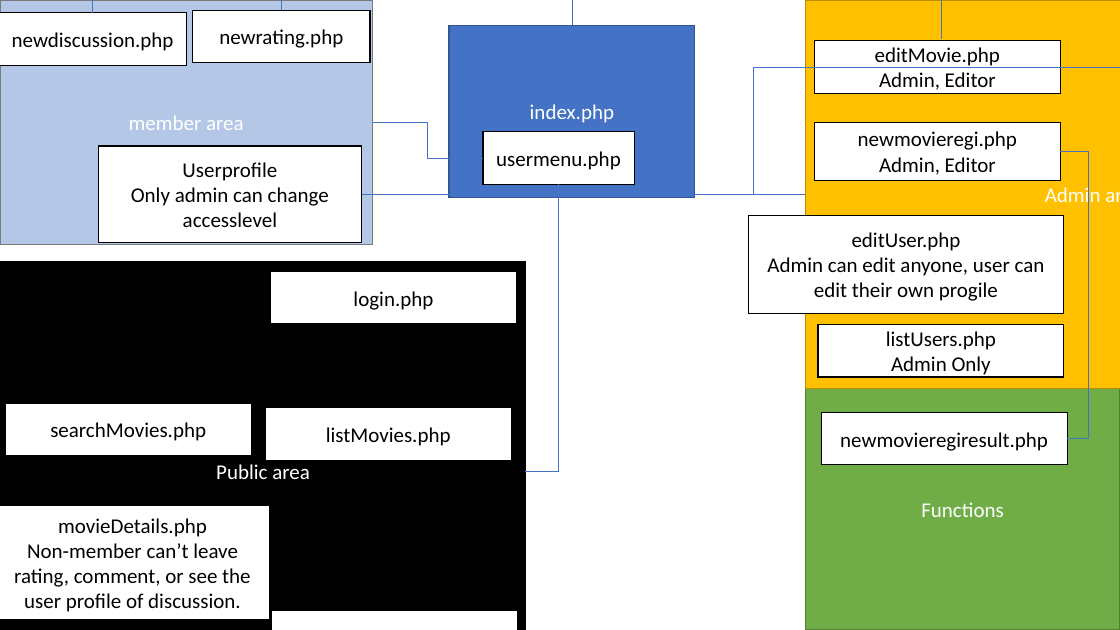
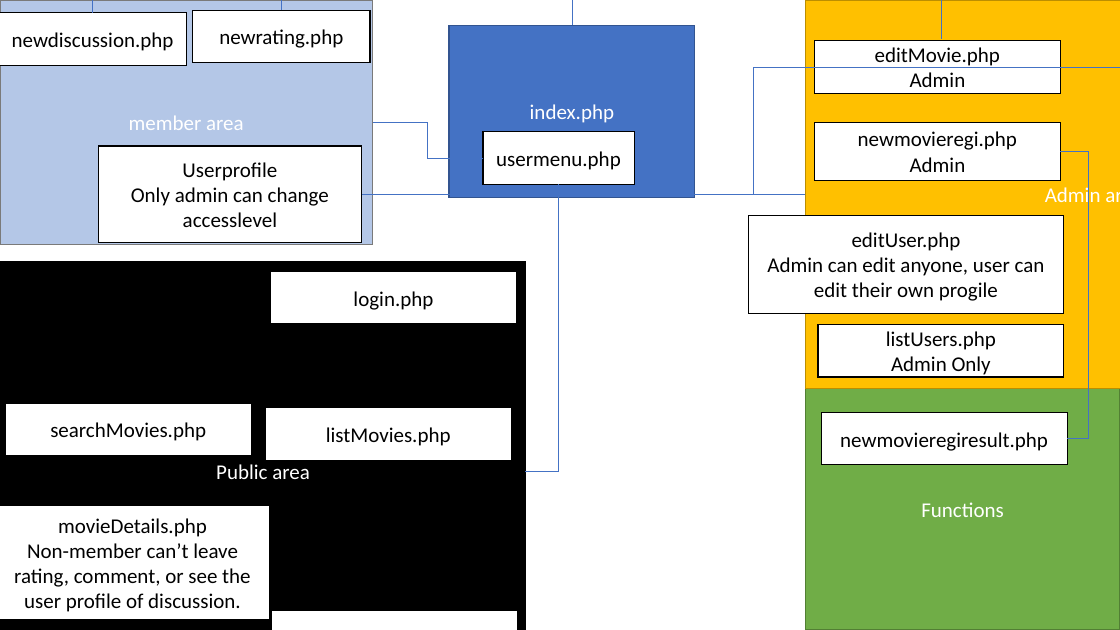
Before and after one commit to last72/csg2431at1st, a slide deck: slide 1 of extra/Sitemap.pptx. Drawn at 1120x630 pixels with LibreOffice and Linux fonts; fonts in the diff are those of the drawing. Boxes give left, top, right and bottom in pixels: in the first picture for what was removed or moved away, otherwise in the second. Text is boxed around its words. In the diff, an @@ line names an element or a change of style, - is before the commit and + after.

Commit message:
Remove editor level

```diff
--- a/extra/Sitemap.pptx
+++ b/extra/Sitemap.pptx
@@ text in rectangle at (x1=910, y1=72, x2=966, y2=94): text changed @@
-Admin, Editor
+Admin
@@ text in rectangle at (x1=910, y1=157, x2=966, y2=172): text changed @@
-Admin, Editor
+Admin
```
Also in this commit, not shown: 14 other files.
